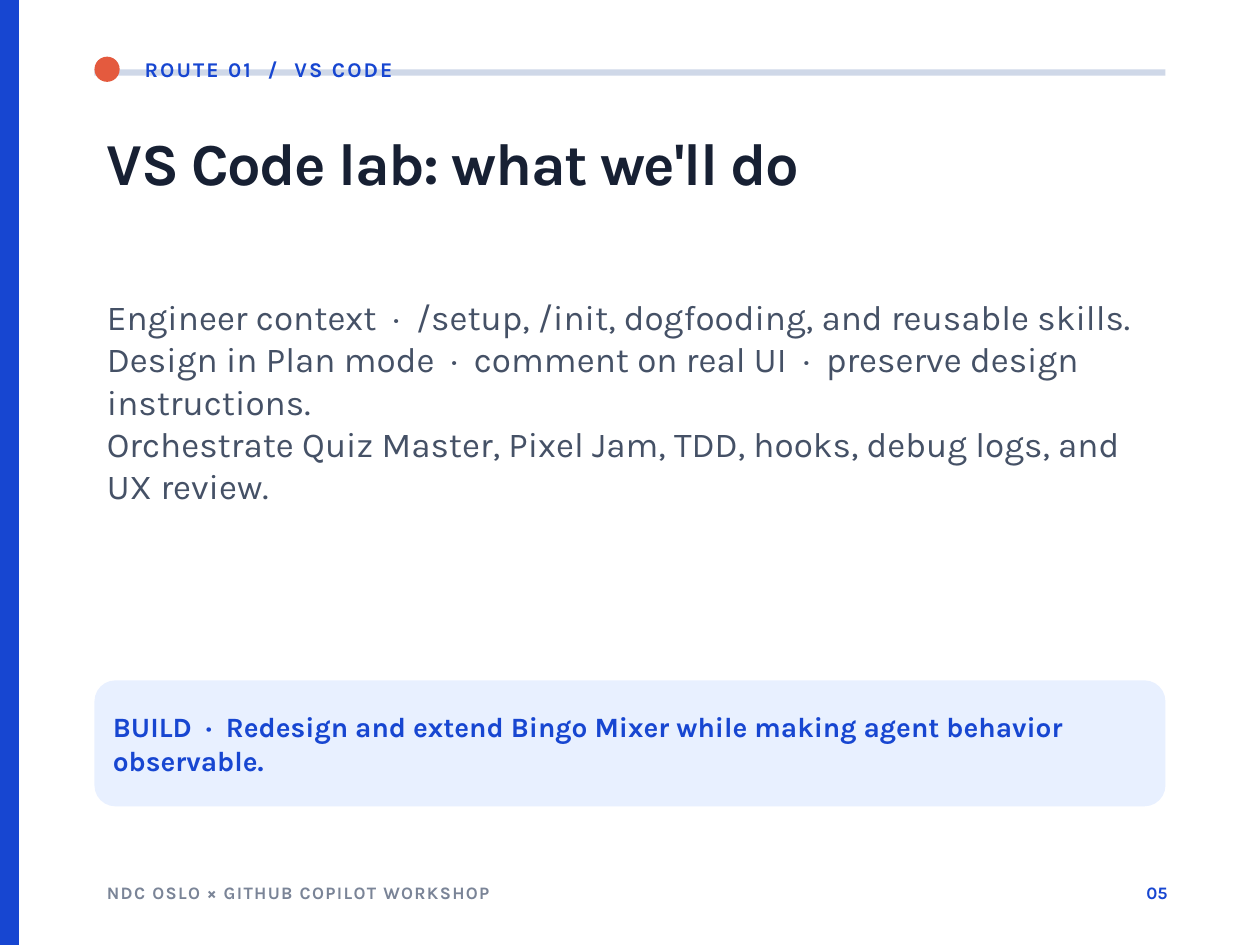
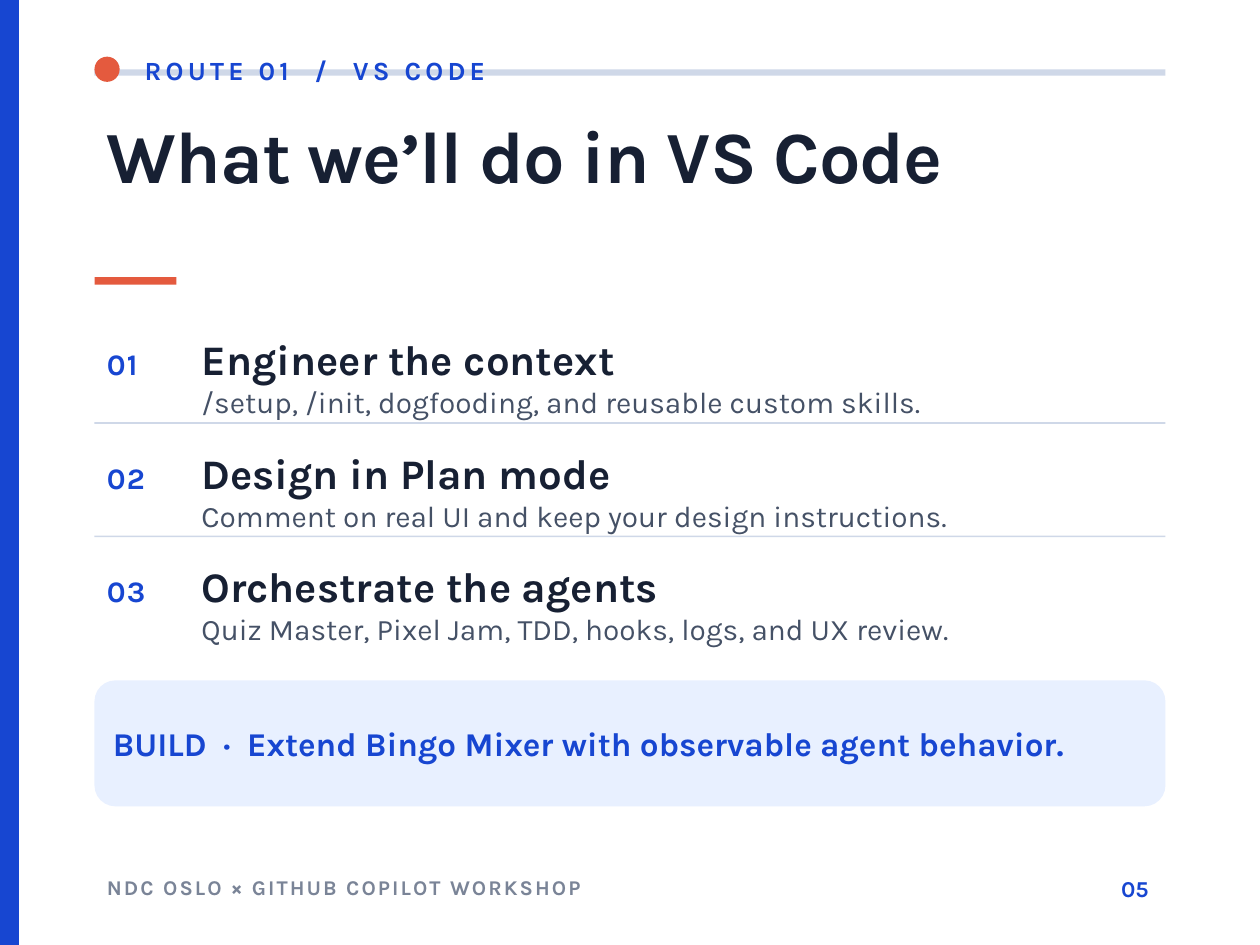
Before and after one commit to jamesmontemagno/ndc-oslo-copilot-workshop, a slide deck: slide 5 of NDC-Oslo-Copilot-Workshop.pptx. Drawn at 1260x945 pixels with LibreOffice and Linux fonts; fonts in the diff are those of the drawing. Boxes give left, top, right and bottom in pixels: in the first picture for what was removed or moved away, otherwise in the second. Text is boxed around its words. In the diff, an @@ line names an element or a change of style, - is before the commit and + after.

```diff
--- a/NDC-Oslo-Copilot-Workshop.pptx
+++ b/NDC-Oslo-Copilot-Workshop.pptx
@@ text "ROUTE 01 / VS CODE" at bbox=[145, 62, 486, 81]: size 12 to 15 pt, letter spacing 1.2 to 2.4 pt @@
@@ text at bbox=[107, 130, 943, 184]: text changed; size 34 to 42 pt @@
-VS Code lab: what we'll do
+What we’ll do in VS Code
@@ rectangle added at bbox=[94, 277, 176, 285], fill #E45A3E @@
@@ text added at bbox=[107, 355, 137, 376], 17 pt, text #1746D1, bold @@
+01
@@ text at bbox=[201, 345, 920, 421]: text changed; size 20 to 17 pt @@
-Engineer context · /setup, /init, dogfooding, and reusable skills.
-Design in Plan mode · comment on real UI · preserve design instructions.
-Orchestrate Quiz Master, Pixel Jam, TDD, hooks, debug logs, and UX review.
+Engineer the context
+/setup, /init, dogfooding, and reusable custom skills.
@@ rectangle added at bbox=[94, 422, 1166, 423], fill #CFD8E8 @@
@@ text added at bbox=[107, 469, 145, 490], 17 pt, text #1746D1, bold @@
+02
@@ text added at bbox=[201, 459, 946, 535], 17 pt, text #455166 @@
+Design in Plan mode
+Comment on real UI and keep your design instructions.
@@ rectangle added at bbox=[94, 536, 1166, 537], fill #CFD8E8 @@
@@ text added at bbox=[107, 582, 145, 603], 17 pt, text #1746D1, bold @@
+03
@@ text added at bbox=[201, 573, 948, 648], 17 pt, text #455166 @@
+Orchestrate the agents
+Quiz Master, Pixel Jam, TDD, hooks, logs, and UX review.
@@ text in rounded rectangle at bbox=[113, 732, 1064, 764]: text changed; size 16 to 19 pt @@
-BUILD · Redesign and extend Bingo Mixer while making agent behavior observable.
+BUILD · Extend Bingo Mixer with observable agent behavior.
@@ text "NDC OSLO × GITHUB COPILOT ...": place and size @@
-text "NDC OSLO × GITHUB COPILOT ..." at bbox=[107, 887, 489, 899]
+text "NDC OSLO × GITHUB COPILOT ..." at bbox=[163, 881, 581, 895]
@@ text "NDC OSLO × GITHUB COPILOT ..." at bbox=[163, 881, 581, 895]: size 10 to 12 pt, letter spacing 0.8 to 1.2 pt @@
@@ text "05": place and size @@
-text "05" at bbox=[1146, 887, 1167, 900]
+text "05" at bbox=[1121, 882, 1149, 898]
@@ text "05" at bbox=[1121, 882, 1149, 898]: size 10 to 13 pt @@
```
Also in this commit, not shown: 8 other slides changed.
